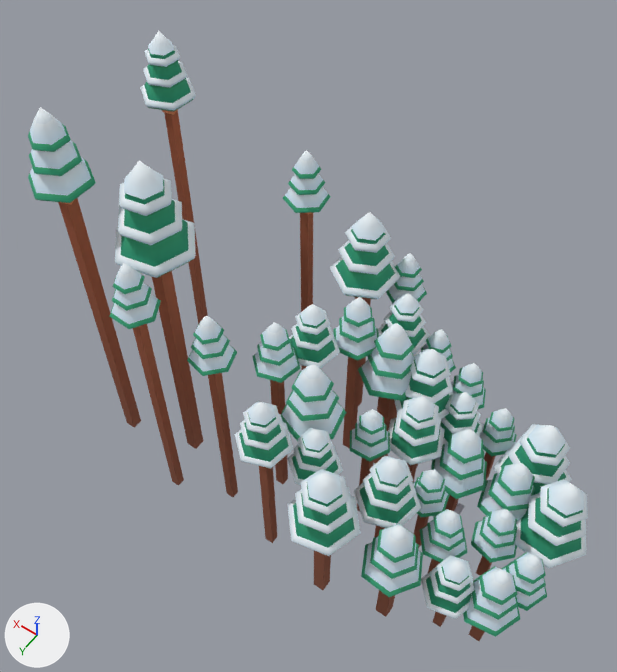
One commit to the glTF model public/assets/toycar/set-flurry-forest-h.glb: the scene before it, then after it.
Rendered twice from a camera (50 mm lens) standing at (-10.4, 37.2, 38.8) and looking at (2.7, 18.9, 10.1). Every picture has the same lights, and +X, +Y and +Z are marked at lower left. The first picture is the older version. Where no turn or scale is listed for an object, it has been applied to the vertices. Vertices at exactly the same position are counted once.

The scene before the commit, as lines of its bpy script (objects in view):
```python
me_pines = bpy.data.meshes.new('pines')
me_pines.from_pydata(...)  # 3870 vertices, 7020 faces; spans x -6.5..18.1, y -5.3..8.1, z -3.7..17.1
me_pines.materials.append(mat_colormap)  # picture img_colormap_png
ob_pines = bpy.data.objects.new('pines', me_pines)
ob_pines.location = (-4.7, 17.3, 2.8)
```
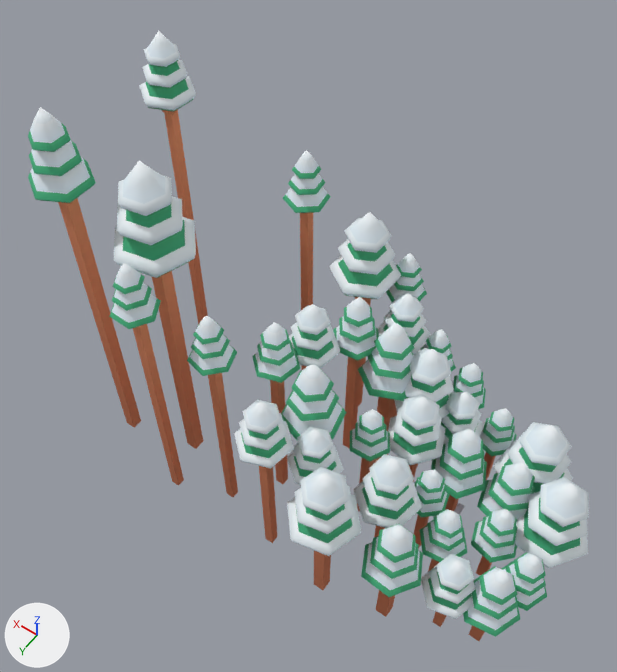
Where the change shows, as pixel boxes (x1, y1, x2, y2) in the pictures (617 x 672 px; the box of a moved part takes in the faces that stretch with it):
'pines', reshaped, surface changed
    before: (28, 31, 588, 641)
    after: (28, 31, 589, 641)
part 1 of me_pines, moved or reshaped
    before: (115, 169, 588, 619)
    after: (114, 169, 589, 619)
part 2 of me_pines, moved or reshaped
    before: (140, 38, 196, 111)
    after: (139, 38, 196, 111)
part 3 of me_pines, surface changed
    both: (28, 40, 588, 641)

What changed in the scene script:
```text
Change me_pines:
    used by ob_pines; location = (-4.7, 17.3, 2.8)
    remove me_pines.from_pydata(...)  # 3870 vertices, 7020 faces; spans x -6.5..18.1, y -5.3..8.1, z -3.7..17.1
    add me_pines.from_pydata(...)  # 3870 vertices, 7020 faces; spans x -6.6..18.2, y -5.3..8.1, z -3.7..17.1
    me_pines part 1: 696 of 3870 vertices moved; they spanned x -6.5..14.9, y -4.6..8.1, z 0.3..14.6 and now span x -6.6..14.9, y -4.7..8.1, z 0.4..14.6; mean shift (0.0, 0.0, 0.1); largest move (-6.2, 0.0, 0.6) -> (-6.1, 0.0, 0.8)
    me_pines part 2: 48 of 3870 vertices moved; they spanned x 15.9..18.1, y -2.8..-0.4, z 13.7..15.8 and now span x 15.8..18.2, y -2.9..-0.3, z 13.8..15.8; mean shift (0.0, 0.0, 0.1); largest move (17.8, -2.2, 13.8) -> (17.8, -2.2, 14.0)
    me_pines part 3: texture (UV) coordinates of 6732 of 7020 faces, centred in x -6.2..18.1, y -5.1..7.9, z -3.7..16.8, changed; they spanned u 0.22..0.84, v 0.09..0.98 and now span u 0.22..0.72, v 0.09..0.99
```
